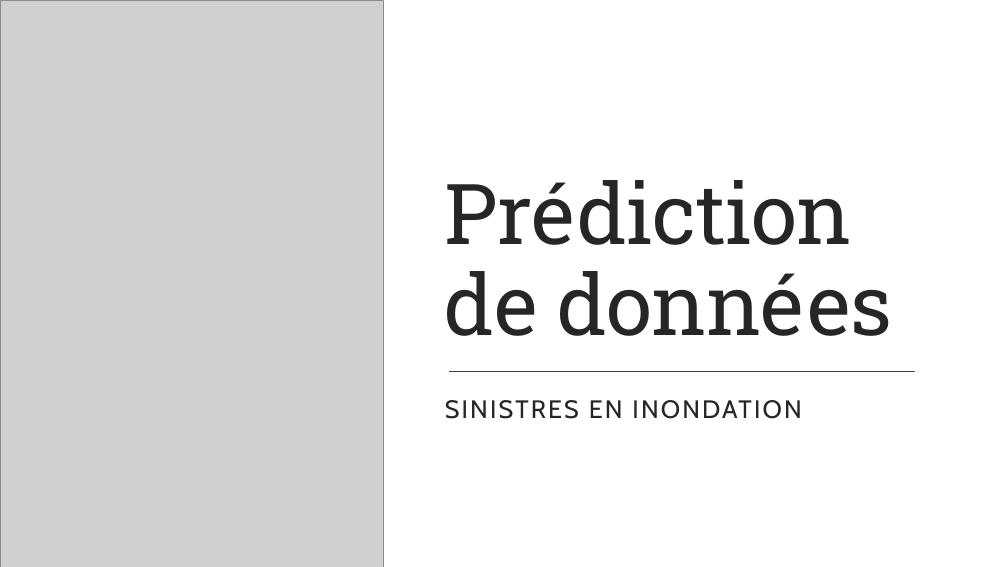
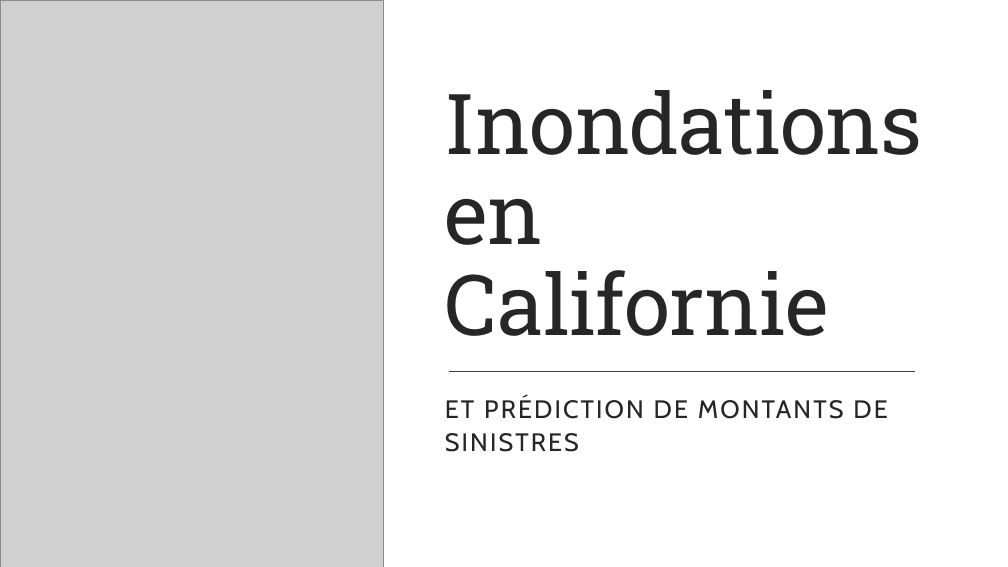
Before and after one commit to Dan-UL/PasDePlaziat, a slide deck: slide 1 of Final/Presentation_Equipe9.pptx. Drawn at 1008x567 pixels with LibreOffice and Linux fonts; fonts in the diff are those of the drawing; grey boxes stand for pictures. Boxes give left, top, right and bottom in pixels: in the first picture for what was removed or moved away, otherwise in the second. Text is boxed around its words. In the diff, an @@ line names an element or a change of style, - is before the commit and + after.

Commit message:
ppt update

```diff
--- a/Final/Presentation_Equipe9.pptx
+++ b/Final/Presentation_Equipe9.pptx
@@ title at box(445, 90, 923, 336): text changed @@
-Prédiction de données
+Inondations en Californie
@@ subtitle at box(445, 397, 887, 452): text changed @@
-SINISTRES EN INONDATION
+ET PRÉDICTION DE MONTANTS DE SINISTRES
```
Also in this commit, not shown: 2 other slides changed.
